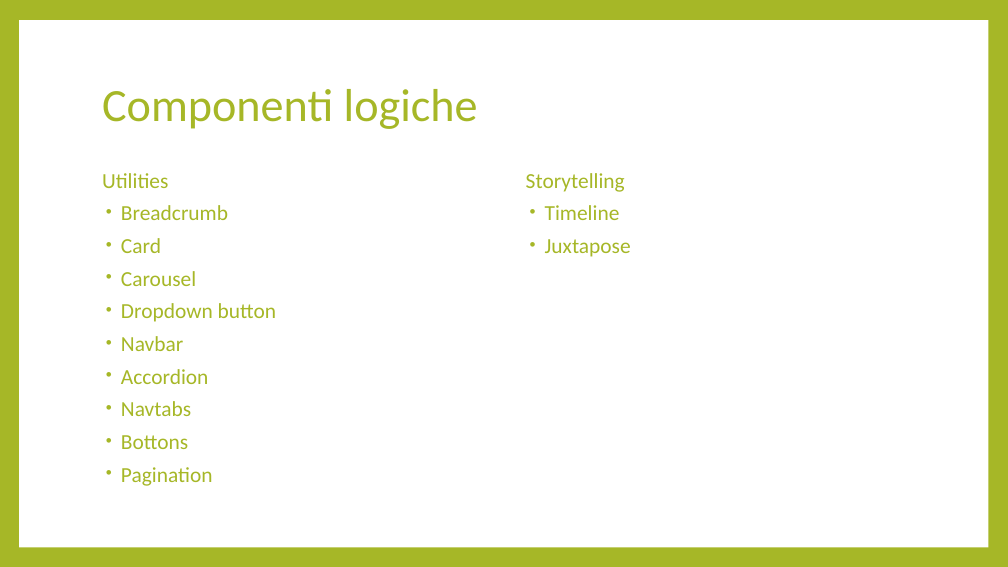
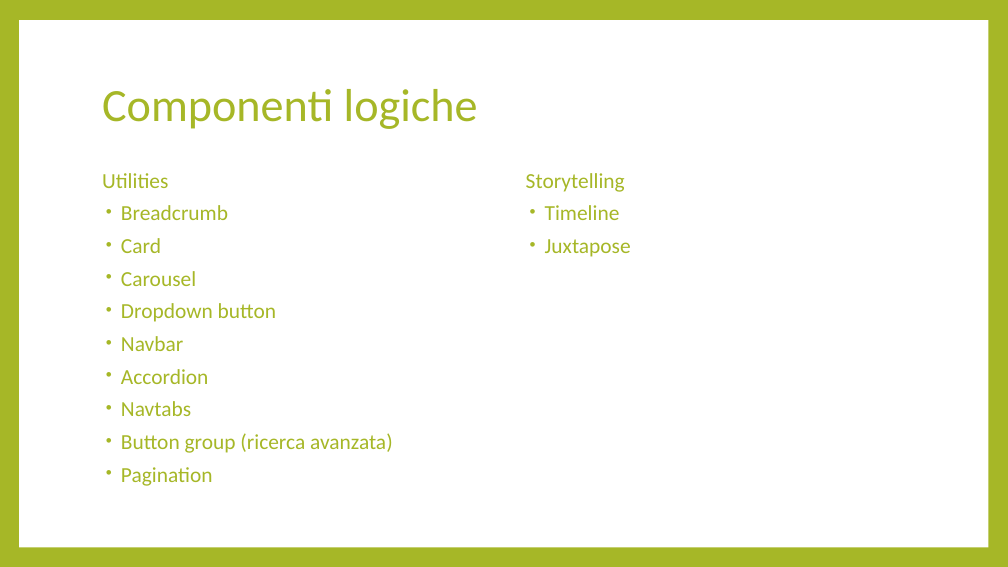
Before and after one commit to chiaradeguio/progetto-dhch, a slide deck: slide 3 of GrandeGuerraPrealpiVicentine.pptx. Drawn at 1008x567 pixels with LibreOffice and Linux fonts; fonts in the diff are those of the drawing. Boxes give left, top, right and bottom in pixels: in the first picture for what was removed or moved away, otherwise in the second. Text is boxed around its words. In the diff, an @@ line names an element or a change of style, - is before the commit and + after.

```diff
--- a/GrandeGuerraPrealpiVicentine.pptx
+++ b/GrandeGuerraPrealpiVicentine.pptx
@@ text at (121, 433, 393, 453): text changed @@
-• Bottons
+• Button group (ricerca avanzata)
```
